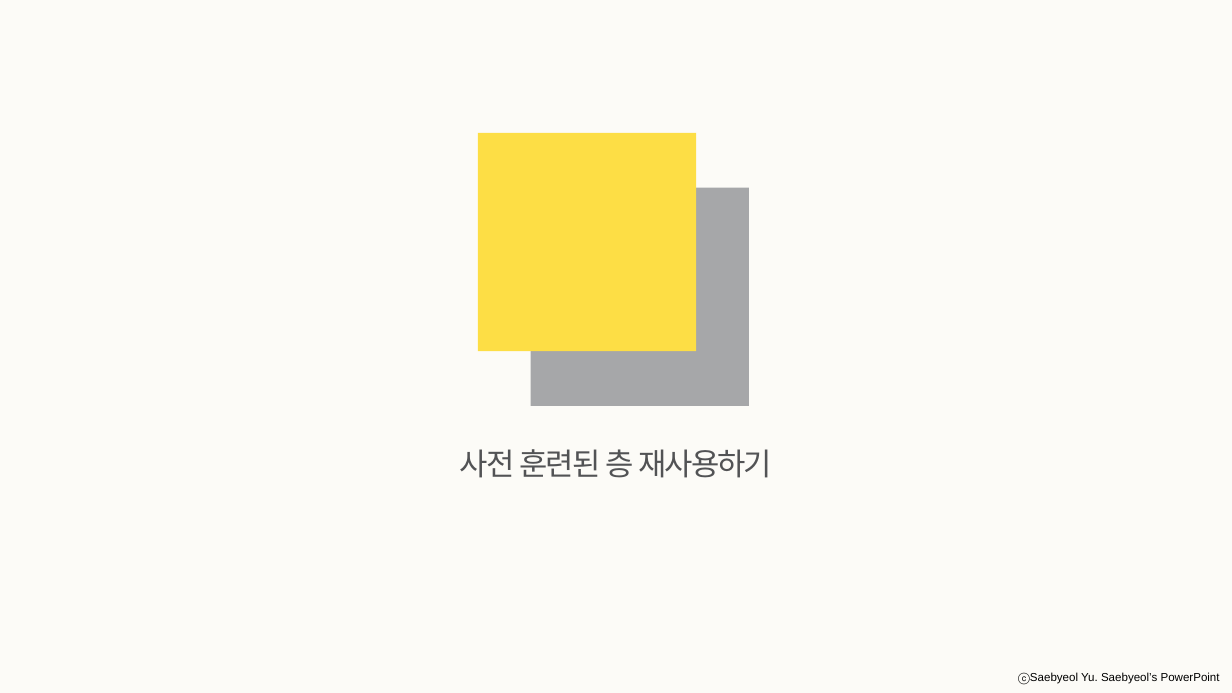
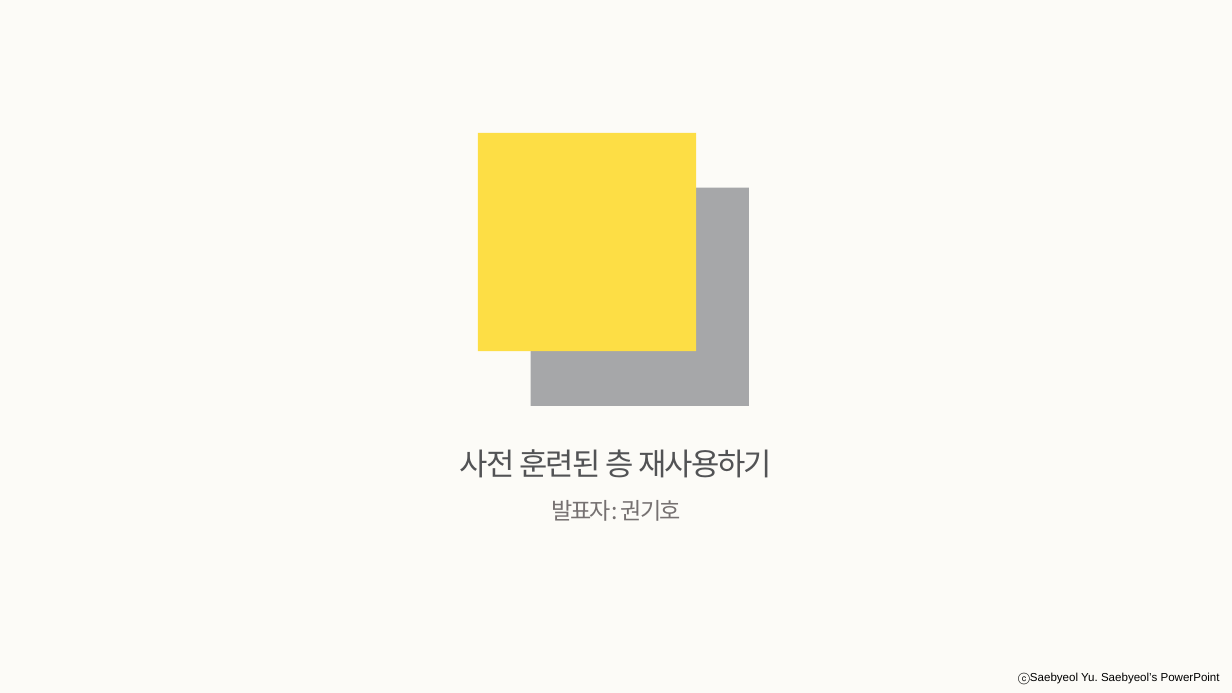
Before and after one commit to TAVEResearch/deep_learning, a slide deck: slide 1 of 권기호/11.2 발표자료.pptx. Drawn at 1232x693 pixels with LibreOffice and Linux fonts; fonts in the diff are those of the drawing. Boxes give left, top, right and bottom in pixels: in the first picture for what was removed or moved away, otherwise in the second. Text is boxed around its words. In the diff, an @@ line names an element or a change of style, - is before the commit and + after.

Commit message:
[FIX] Fixed PPT

```diff
--- a/권기호/11.2 발표자료.pptx
+++ b/권기호/11.2 발표자료.pptx
@@ text added at [551,500,681,521], 18 pt, text #767171 @@
+발표자: 권기호
```
